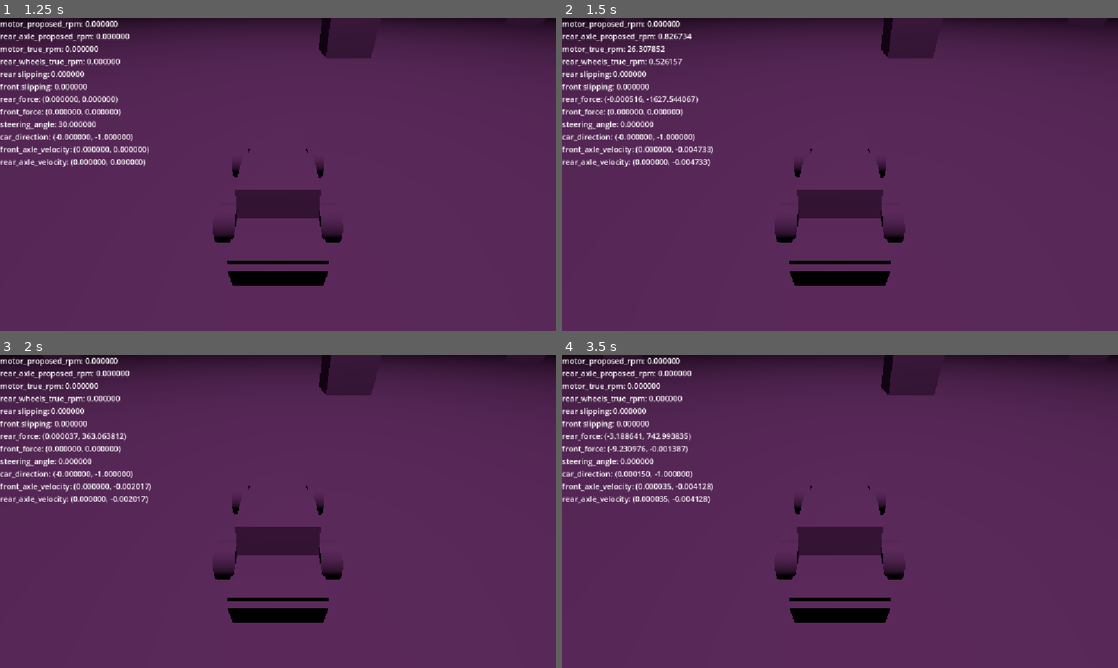
Above: before the commit, frames 1-4 (two rows, left to right).
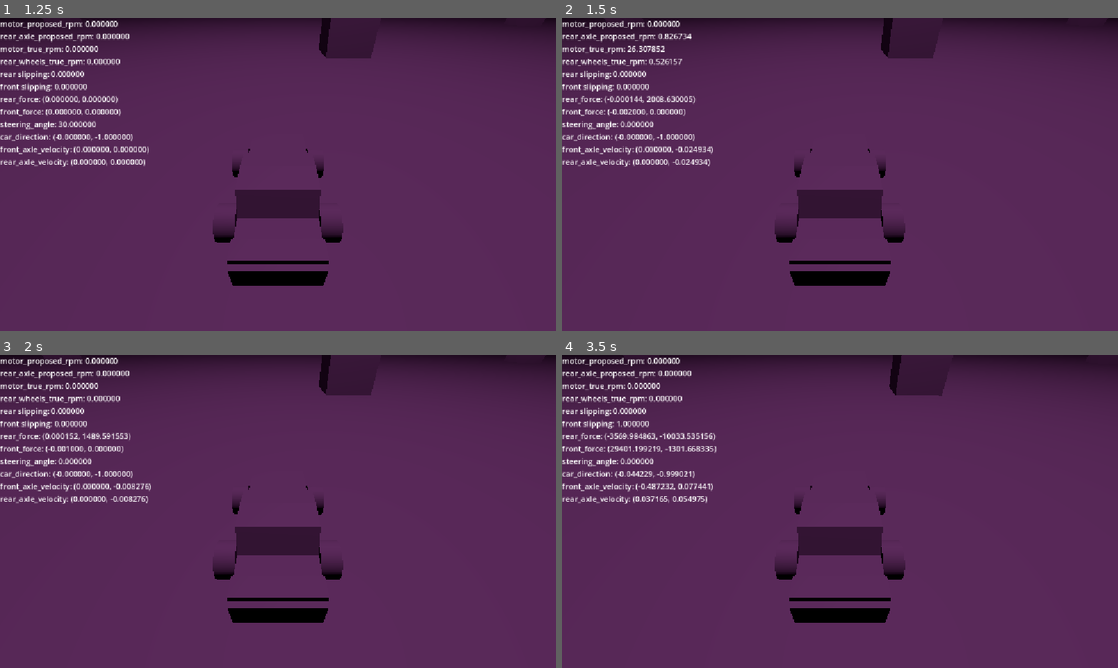
Above: after the commit, the same moments.

Repository: FlameFreezer/170.3
Game: Godot game, scene res://scenes/drive_test_chamber.tscn
Same seed, same stepped clock (60 frames per second), same inputs: the game is played once before the commit and once after it. This scene is started directly instead of the project's main scene.
Inputs:
- Up to frame 1 (1.25 s): hold D (steer right) from 0.53 s (still down); hold Shift (clutch) from 0.53 s (still down)
- Up to frame 2 (1.5 s): tap Enter at 1.25 s; release D (steer right) at 1.28 s; release Shift (clutch) at 1.28 s; hold Q (downshift) from 1.28 s (still down); tap W (throttle) at 1.35 s
- Up to frame 3 (2 s): keep holding Q (downshift)
- Up to frame 4 (3.5 s): release Q (downshift) at 2.03 s; hold D (steer right) 2.03-2.78 s; hold Shift (clutch) 2.03-2.78 s; hold E (upshift) from 2.78 s (still down); tap W (throttle) at 2.85 s

Frame 1 is identical in both runs. In frame 2, 0.4% of the frame differs, in the area x 8-67%, y 3-47%; in frame 3, 0.4%; in frame 4, 1.4%, in the area x 8-69%, y 0-48%.

Commit message:
Tiny microfixes but Moloch still haunts me

Diff:
--- a/Scripts/Car/chassis.gd
+++ b/Scripts/Car/chassis.gd
@@ -86,8 +86,8 @@
 	shifter_input = 0
 
 	transmission.transmit_energy(motor_proposed_rpm, rear_axle_proposed_rpm, motor, rear_axle)
-	var front_axle_velocity = utils.get_vector2(front_axle_pos.global_position - front_axle_last_position)
-	var rear_axle_velocity = utils.get_vector2(rear_axle_pos.global_position - rear_axle_last_position)
+	var front_axle_velocity = utils.get_vector2((front_axle_pos.global_position - front_axle_last_position) / delta)
+	var rear_axle_velocity = utils.get_vector2((rear_axle_pos.global_position - rear_axle_last_position) / delta)
 	if (front_axle_velocity.length() < 0.002):
 		front_axle_velocity = Vector2(snappedf(front_axle_velocity.x, 0.001), snappedf(front_axle_velocity.y, 0.001))
 	if (rear_axle_velocity.length() < 0.002):
--- a/Scripts/Car/front_wheels.gd
+++ b/Scripts/Car/front_wheels.gd
@@ -52,7 +52,7 @@
 	adjusted_cornering_demand /= 1 + front_axle_distance_from_com / rear_axle_distance_from_com
 
 	# find steering force demand
-	var slip_motion: Vector2 = wheel_normal_vec * (car_motion * delta).dot(wheel_normal_vec)
+	var slip_motion: Vector2 = wheel_normal_vec * ((car_motion - cornering_motion) * delta).dot(wheel_normal_vec)
 	var slip_distance: float = slip_motion.length()
 	var slip_demand: float = 2 * slip_distance / pow(delta, 2)
 
--- a/scenes/main.tscn
+++ b/scenes/main.tscn
@@ -18,7 +18,7 @@
 [node name="RigidBody3D" type="RigidBody3D" parent="." unique_id=782957679]
 transform = Transform3D(1, 0, 0, 0, 1, 0, 0, 0, 1, 0, 2.0939558, 0)
 script = ExtResource("1_0wfyh")
-gear_ratios = [0.0, 0.0, 0.0, 0.0, 0.0, 0.0]
+gear_ratios = Array[float]([0.0, 0.0, 0.0, 0.0, 0.0, 0.0])
 
 [node name="CollisionShape3D" type="CollisionShape3D" parent="RigidBody3D" unique_id=1578132594]
 shape = SubResource("SphereShape3D_2e8lr")
